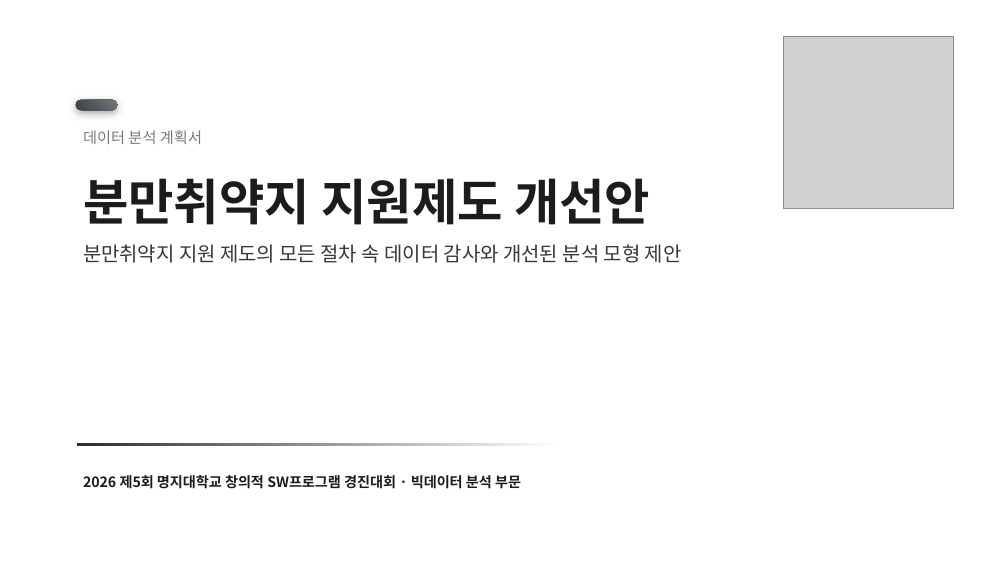
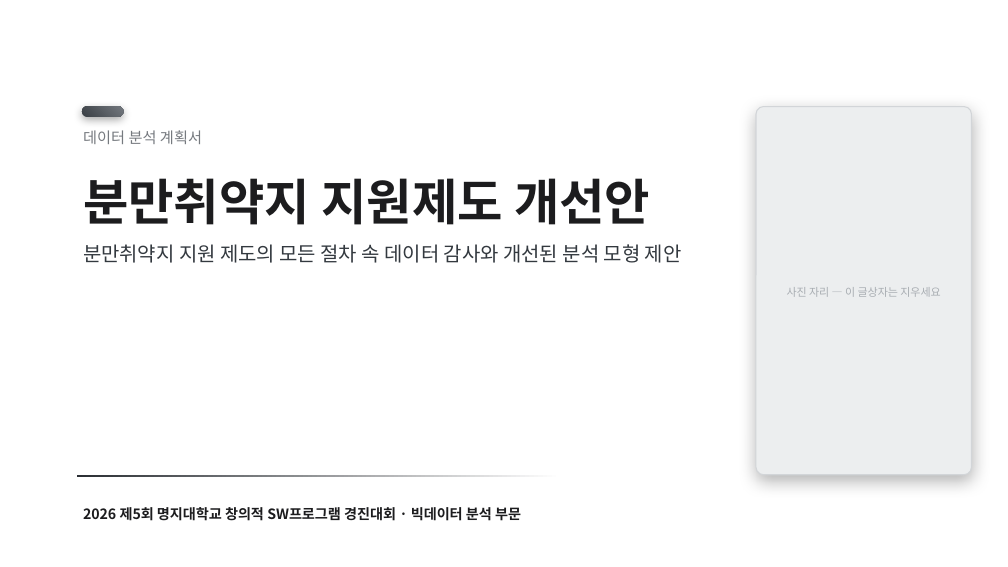
Before and after one commit to karvvan/maternity-care-policy-audit, a slide deck: slide 1 of 04_제출물/데이터분석_계획서.pptx. Drawn at 1008x567 pixels with LibreOffice and Linux fonts; fonts in the diff are those of the drawing; grey boxes stand for pictures. Boxes give left, top, right and bottom in pixels: in the first picture for what was removed or moved away, otherwise in the second. Text is boxed around its words. In the diff, an @@ line names an element or a change of style, - is before the commit and + after.

```diff
--- a/04_제출물/데이터분석_계획서.pptx
+++ b/04_제출물/데이터분석_계획서.pptx
@@ picture removed at (784, 37, 954, 209) @@
@@ rounded rectangle: place and size @@
-rounded rectangle at (76, 100, 117, 110)
+rounded rectangle at (82, 107, 123, 117)
@@ rounded rectangle added at (756, 107, 972, 475), fill #ECEEEF, outline #D2D5D8 1 pt @@
@@ text added at (787, 287, 940, 297), 10.5 pt, text #A8ADB2 @@
+사진 자리 — 이 글상자는 지우세요
@@ rectangle: place and size @@
-rectangle at (77, 444, 561, 446)
+rectangle at (77, 475, 561, 477)
@@ text "2026 제5회 명지대학교 창의적 SW프로그램 ...": place and size @@
-text "2026 제5회 명지대학교 창의적 SW프로그램 ..." at (83, 475, 521, 489)
+text "2026 제5회 명지대학교 창의적 SW프로그램 ..." at (83, 507, 521, 521)
```
Also in this commit, not shown: 12 other slides changed, 4 slides added, 2 other files.
